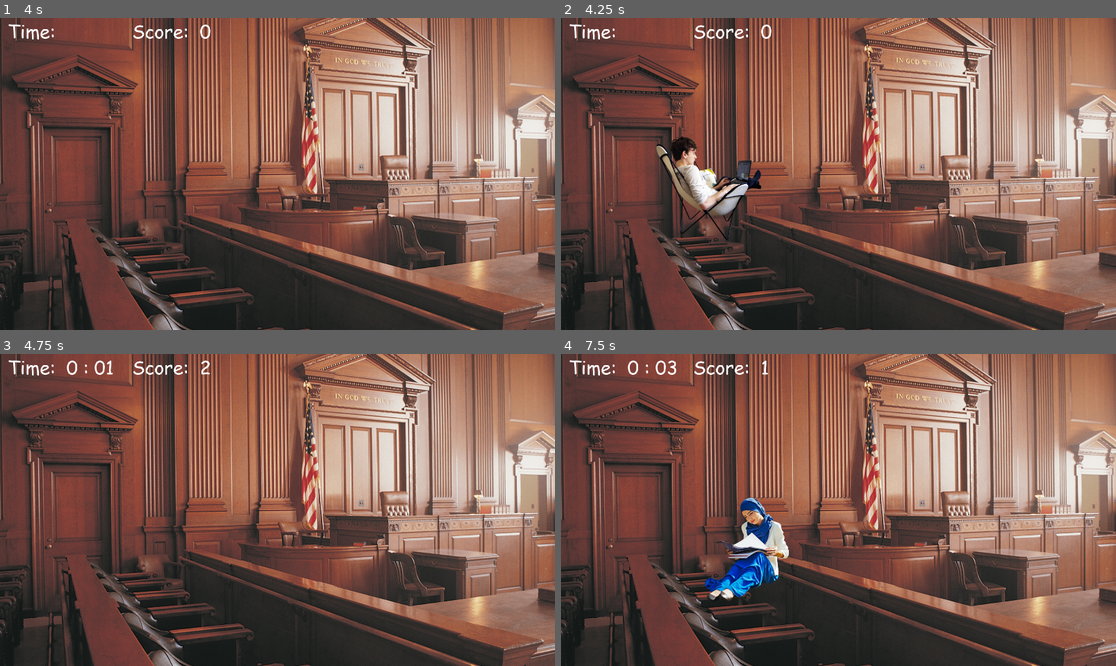
Above: before the commit, frames 1-4 (two rows, left to right).
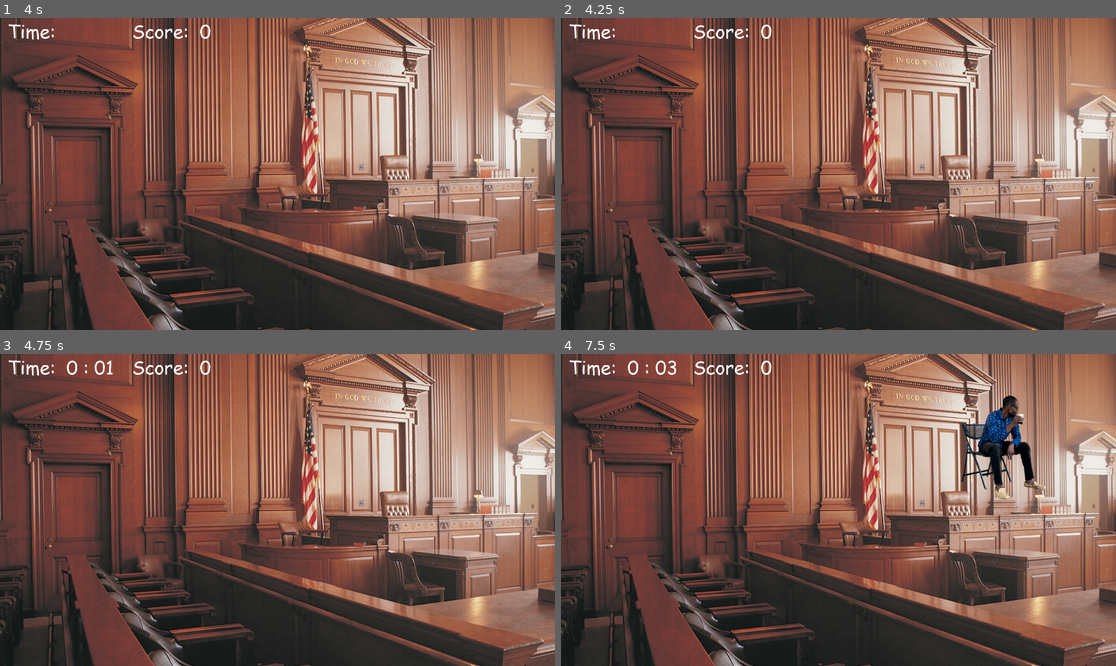
Above: after the commit, the same moments.

Repository: KageKowalski/iga-impact-jam-2022
Game: Godot game, scene res://TitleScreen.tscn
Two runs of this game, one before a commit and one after it. Both use one fixed random seed, a clock stepped at 60 frames per second and the inputs below.
Inputs (mouse positions are in pixels of both pictures, inside the frame that each line leads up to):
- Up to frame 1 (4 s): click "Easy" at 0.5 s; click "Medium" at 1.25 s; click "Hard" at 2 s; click "Easy" at 2.75 s; click "Start" at 3.5 s
- Up to frame 2 (4.25 s): no input
- Up to frame 3 (4.75 s): move the mouse to (149, 522) at 4.27 s; click (149, 522) at 4.42 s
- Up to frame 4 (7.5 s): tap Enter at 5, 7.25 s; move the mouse to (727, 525) at 5.02 s; click (727, 525) at 5.17 s; move the mouse to (1010, 609) at 5.77 s; click (1010, 609) at 5.92 s; tap Space at 6.5 s; move the mouse to (566, 481) at 6.52 s; click (566, 481) at 6.67 s; move the mouse to (1005, 556) at 7.27 s; click (1005, 556) at 7.42 s

Frame 1 is identical in both runs. In frame 2, 2.2% of the frame differs, in the area x 17-37%, y 37-72%; in frame 3, less than 0.1%; in frame 4, 4.5%, in the area x 25-88%, y 2-80%.

Commit message:
Mobs spawn more naturally

Diff:
--- a/Courtroom.gd
+++ b/Courtroom.gd
@@ -12,12 +12,14 @@
 var mob_instances = []
 var rand = RandomNumberGenerator.new()
 var mob_index = 0
+var ran_num = 0
 
 
 # Called when the node enters the scene tree for the first time.
 func _ready():
 	courtroom_timer.start()
 	rand.randomize()
+	ran_num = rand.randf_range(0, 10000)
 
 	for mob_scene in mob_scenes:
 		mob_instances.append(mob_scene.instance())
@@ -32,15 +34,21 @@
 	$CourtroomScoreLabel.set_text("Score:  " + str(score))
 
 	# Handle mobs
-	var ran_num = rand.randf_range(0, 1000)
+
 	if global.difficulty == "Easy":
-		if ran_num < 10:
+		ran_num -= 20
+		if ran_num < 50:
+			ran_num = rand.randf_range(0, 10000)
 			_spawn_mob_instance()
 	elif global.difficulty == "Medium":
-		if ran_num < 20:
+		ran_num -= 40
+		if ran_num < 50:
+			ran_num = rand.randf_range(0, 10000)
 			_spawn_mob_instance()
 	elif global.difficulty == "Hard":
-		if ran_num < 40:
+		ran_num -= 80
+		if ran_num < 50:
+			ran_num = rand.randf_range(0, 10000)
 			_spawn_mob_instance()
 
 
